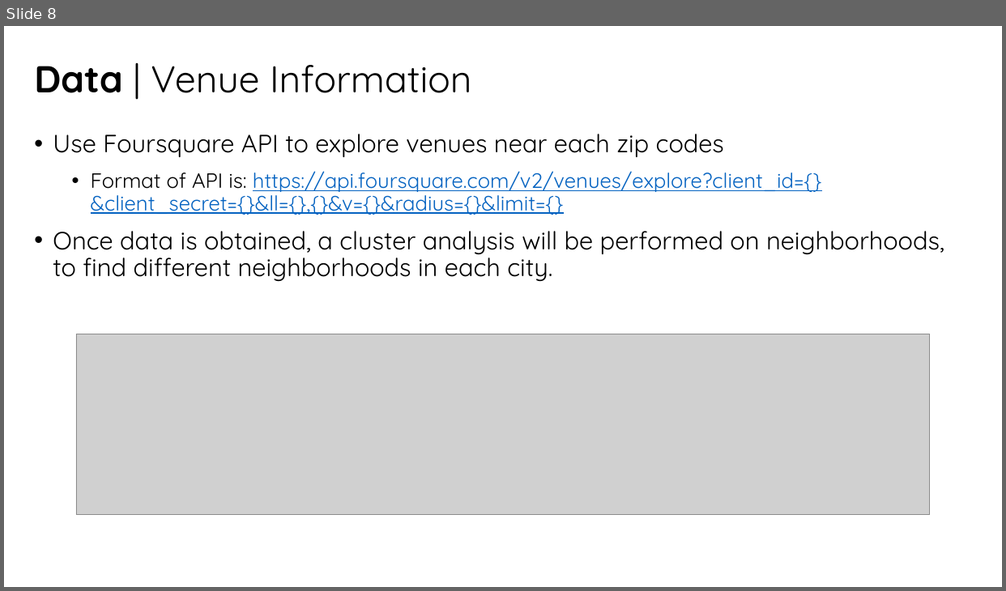
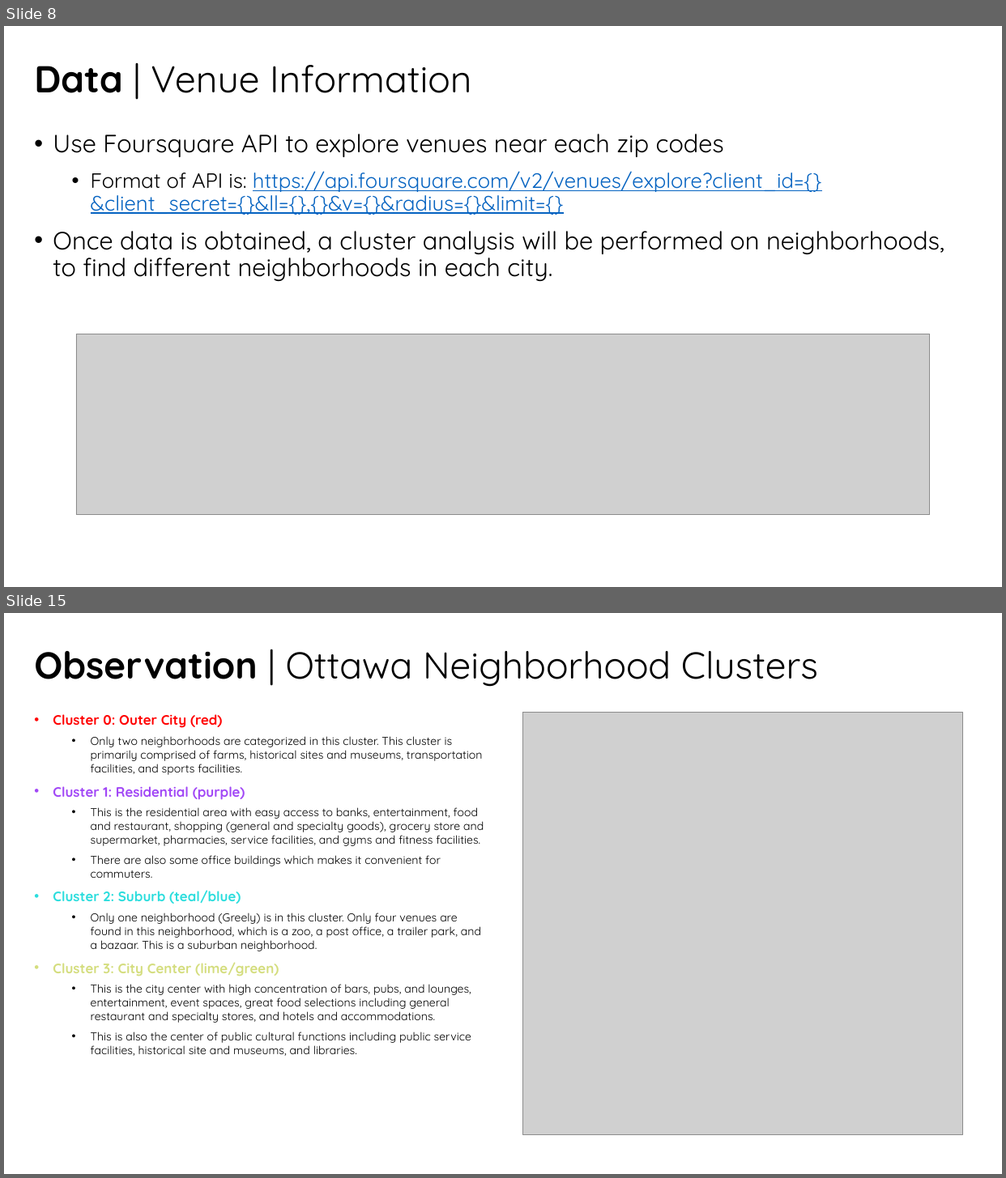
Before and after one commit to audrey-wj/Coursera_Capstone, a slide deck: Battle of Neighborhoods/Coursera Capstone_Battle of Neighborhoods.pptx. Shown one above the other, each under a label of ours: slide 8 before the commit, slides 8 and 15 after it; the slides between them are not shown. The pictures are 1006x591 and 1006x1178 pixels, drawn with LibreOffice and Linux fonts; fonts in the diff are those of the drawing; grey boxes stand for pictures. Boxes give left, top, right and bottom in pixels: in the first picture for what was removed or moved away, otherwise in the second. Text is boxed around its words. In the diff, an @@ line names an element or a change of style, - is before the commit and + after.

```diff
--- a/Battle of Neighborhoods/Coursera Capstone_Battle of Neighborhoods.pptx
+++ b/Battle of Neighborhoods/Coursera Capstone_Battle of Neighborhoods.pptx
@@ slide 15 added at [4, 613, 1002, 1174], background #FFFFFF @@
@@ title added at [34, 651, 818, 687], 36 pt, text #000000 @@
+Observation | Ottawa Neighborhood Clusters
@@ text added at [53, 714, 484, 1056], 11 pt, text #000000 @@
+• Cluster 0: Outer City (red)
+  • Only two neighborhoods are categorized in this cluster. This cluster is primarily comprised of farms, historical sites and museums, transportation facilities, and sports facilities.
+• Cluster 1: Residential (purple)
+  • This is the residential area with easy access to banks, entertainment, food and restaurant, shopping (general and specialty goods), grocery store and supermarket, pharmacies, service facilities, and gyms and fitness facilities.
+  • There are also some office buildings which makes it convenient for commuters.
+• Cluster 2: Suburb (teal/blue)
+  • Only one neighborhood (Greely) is in this cluster. Only four venues are found in this neighborhood, which is a zoo, a post office, a trailer park, and a bazaar. This is a suburban neighborhood.
+• Cluster 3: City Center (lime/green)
+  • This is the city center with high concentration of bars, pubs, and lounges, entertainment, event spaces, great food selections including general restaurant and specialty stores, and hotels and accommodations.
+  • This is also the center of public cultural functions including public service facilities, historical site and museums, and libraries.
@@ picture added at [523, 713, 964, 1135] @@
```
Also in this commit, not shown: 1 slide changed, 10 other slides added, 1 slide removed, 1 other file.
